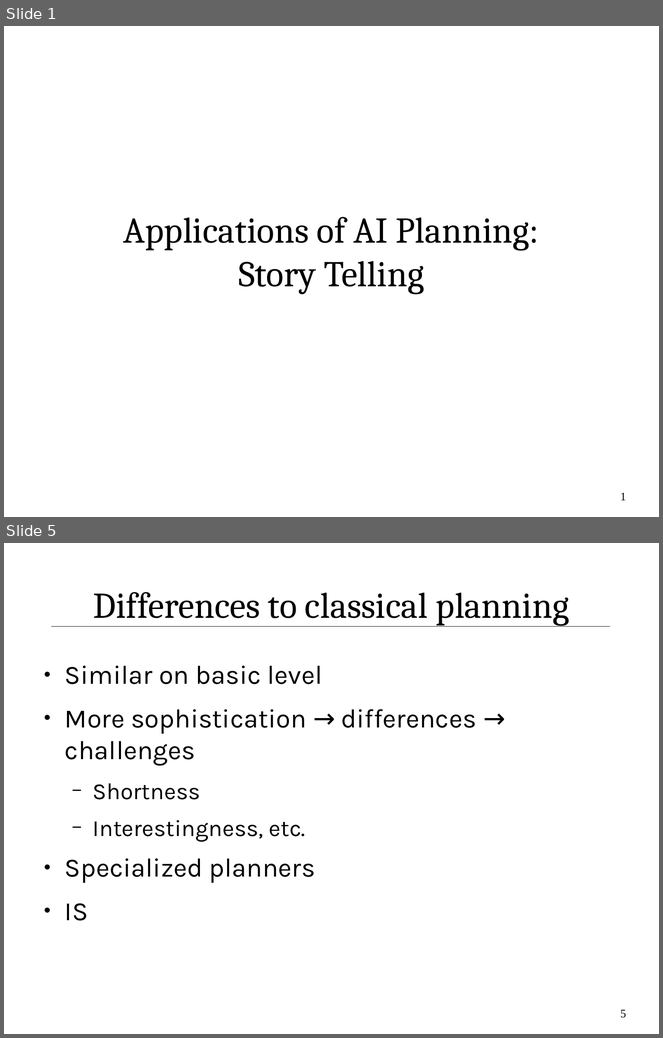
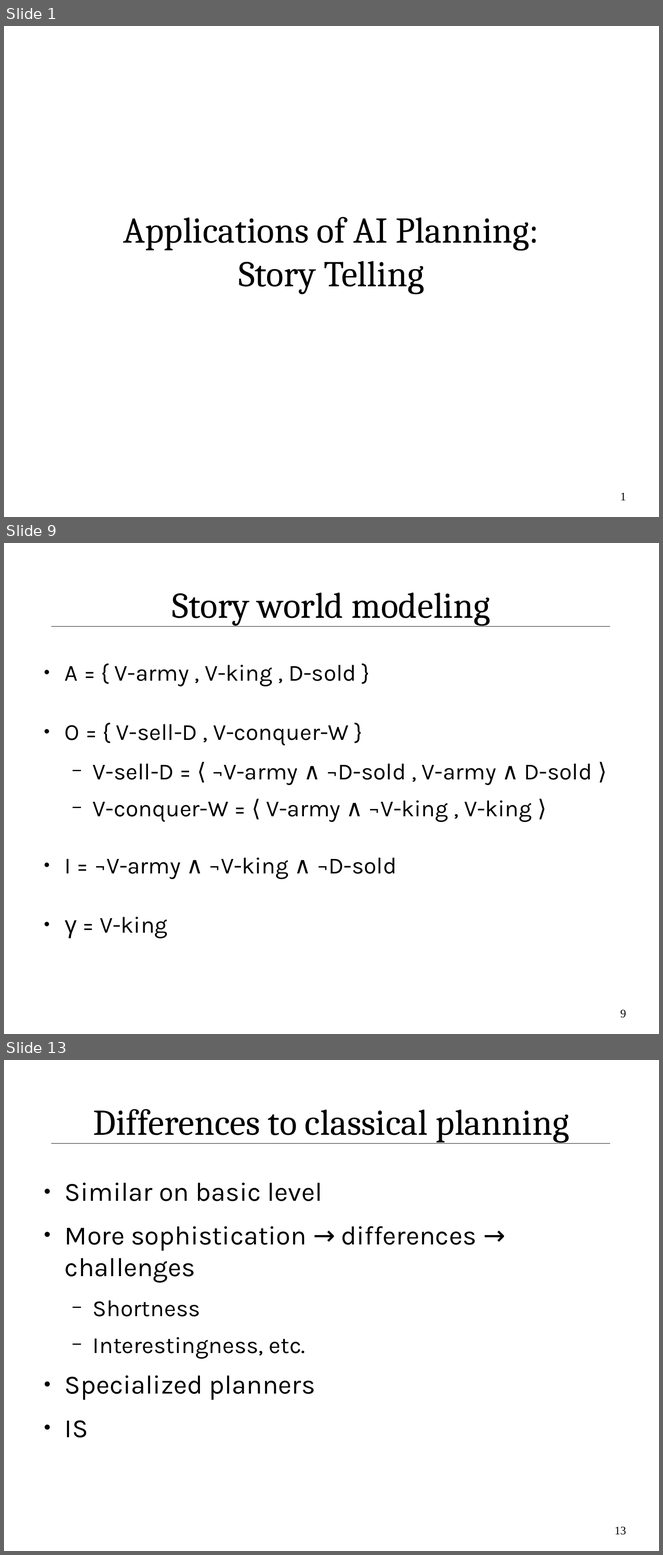
Before and after one commit to IllDepence/ai_seminar, a slide deck: praes/praes.odp. Shown one above the other, each under a label of ours: slides 1 and 5 before the commit, slides 1, 9 and 13 after it; the slides between them are not shown. The pictures are 663x1038 and 663x1555 pixels, drawn with LibreOffice and Linux fonts; fonts in the diff are those of the drawing. Boxes give left, top, right and bottom in pixels: in the first picture for what was removed or moved away, otherwise in the second. Text is boxed around its words. In the diff, an @@ line names an element or a change of style, - is before the commit and + after.

```diff
--- a/praes/praes.odp
+++ b/praes/praes.odp
@@ slide 9 added at bbox=[4, 543, 659, 1034], background #FFFFFF; not listed: 1 template element that a slide beside it also shows @@
@@ title added at bbox=[172, 592, 491, 626], 44 pt, text #000000 @@
+Story world modeling
@@ text added at bbox=[65, 665, 593, 939], 28 pt, text #000000 @@
+● A = { V-army , V-king , D-sold }
+● O = { V-sell-D , V-conquer-W }
+  − V-sell-D = ⟨ ¬V-army ∧ ¬D-sold , V-army ∧ D-sold ⟩
+  − V-conquer-W = ⟨ V-army ∧ ¬V-king , V-king ⟩
+● I = ¬V-army ∧ ¬V-king ∧ ¬D-sold
+● γ = V-king
@@ page number added at bbox=[621, 1010, 626, 1018], 14 pt, text #000000 @@
+9
@@ what was slide 5 is now slide 13 @@
@@ page number at bbox=[615, 1527, 626, 1535]: text changed @@
-5
+13
```
Also in this commit, not shown: 3 slides changed, 7 other slides added.
